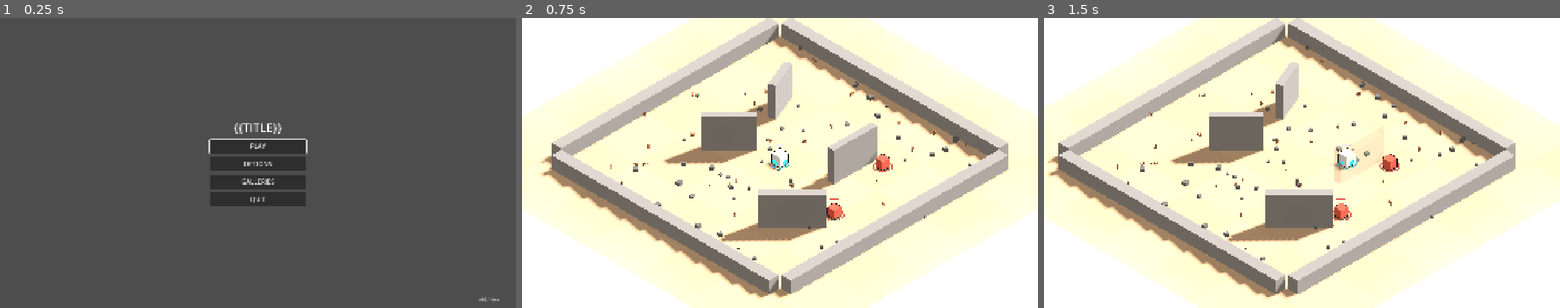
Above: before the commit, frames 1-3 (left to right).
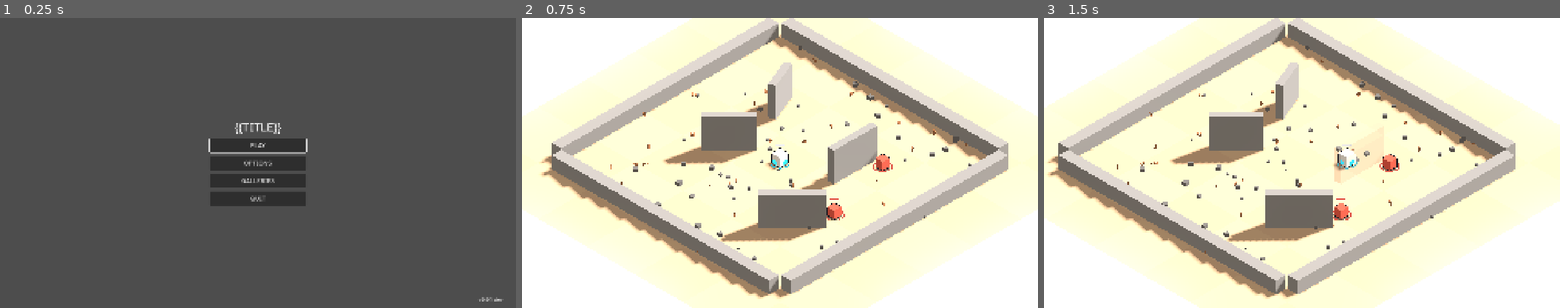
Above: after the commit, the same moments.

Repository: riusprime/zero-depth
Game: Godot game, scene res://src/app/main.tscn
Same seed, same stepped clock (60 frames per second), same inputs: the game is played once before the commit and once after it.
Inputs (mouse positions are in pixels of both pictures, inside the frame that each line leads up to):
- Up to frame 1 (0.25 s): no input
- Up to frame 2 (0.75 s): click "PLAY" at 0.5 s
- Up to frame 3 (1.5 s): tap Enter at 1.25 s; move the mouse to (1415, 148) at 1.27 s; hold D (move_right) from 1.28 s (still down); tap Space (dash) at 1.35 s; click (1415, 148) at 1.42 s

The runs differ from the first frame. In frame 1, 0.8% of the frame differs, in the area x 40-98%, y 36-98%; in frame 2, nothing differs; in frame 3, nothing differs.

Commit message:
v0.0.1 Step 10: English and Spanish everywhere, in a real font
- Atkinson Hyperlegible (SIL OFL 1.1, from google/fonts; licence alongside;
  every Spanish glyph present) is the project theme's font at 20 px
- locale/strings.csv (keys,en,es), translations committed with their import
  so a fresh checkout's first import doesn't fail
- tests: locale coverage (both columns filled; every key literal in src,
  generated option keys and content name_keys exist; .tscn text holds keys),
  fonts have licences and the theme is >= 18 px, an e2e check that the Spanish
  profile shows JUGAR with all glyphs in the font
- the export smoke checks Spanish loads inside the pack (local run: PLAY /
  JUGAR)

Co-Authored-By: Claude Opus 5.5 <noreply@anthropic.com>
Claude-Session: https://claude.ai/code/session_01Ybi1y9EcEtDzJ8CFycqiNq

Diff:
--- a/project.godot
+++ b/project.godot
@@ -32,6 +32,10 @@
 renderer/rendering_method="forward_plus"
 anti_aliasing/quality/msaa_3d=2
 
+[gui]
+
+theme/custom="res://src/presentation/theme/default_theme.tres"
+
 [internationalization]
 
 locale/translations=PackedStringArray("res://locale/strings.en.translation", "res://locale/strings.es.translation")
--- /dev/null
+++ b/src/presentation/theme/default_theme.tres
@@ -0,0 +1,7 @@
+[gd_resource type="Theme" format=3]
+
+[ext_resource type="FontFile" path="res://assets/fonts/AtkinsonHyperlegible-Regular.ttf" id="1_iatbo"]
+
+[resource]
+default_font = ExtResource("1_iatbo")
+default_font_size = 20
--- /dev/null
+++ b/tests/content/test_assets.gd
@@ -0,0 +1,22 @@
+extends GutTest
+## Every font ships with its licence (LESSONS L15/L21: sources and licences recorded on delivery).
+
+
+func test_fonts_have_licences() -> void:
+	var dir := "res://assets/fonts"
+	var files := DirAccess.get_files_at(dir)
+	var fonts := Array(files).filter(
+		func(f: String) -> bool: return f.ends_with(".ttf") or f.ends_with(".otf")
+	)
+	assert_gt(fonts.size(), 0)
+	assert_true(
+		"OFL.txt" in files or "LICENSE" in files or "LICENSE.txt" in files,
+		"a licence file sits next to the fonts"
+	)
+
+
+func test_theme_uses_the_shipped_font_at_readable_size() -> void:
+	var t: Theme = load(ProjectSettings.get_setting("gui/theme/custom"))
+	assert_not_null(t.default_font)
+	assert_true(t.default_font.resource_path.begins_with("res://assets/fonts/"))
+	assert_gte(t.default_font_size, 18, "body text is at least 18 px at 1080p")
--- /dev/null
+++ b/tests/content/test_locale_coverage.gd
@@ -0,0 +1,74 @@
+extends GutTest
+## EI-10: every visible string is a key in locale/strings.csv with both en and es (CONTENT_SCHEMA §10).
+
+const CSV := "res://locale/strings.csv"
+const KEY_RE := "^(UI|ITEM|ENEMY|BIOME|HINT|CREDITS)_[A-Z0-9_]+$"
+
+
+func _table() -> Dictionary:
+	var out := {}
+	var f := FileAccess.open(CSV, FileAccess.READ)
+	var header := f.get_csv_line()
+	assert_eq(Array(header), ["keys", "en", "es"], "CSV columns")
+	while not f.eof_reached():
+		var row := f.get_csv_line()
+		if row.size() >= 3 and not row[0].is_empty():
+			out[row[0]] = row
+	return out
+
+
+func test_every_row_has_en_and_es() -> void:
+	for key: String in _table():
+		var row: PackedStringArray = _table()[key]
+		assert_false(row[1].strip_edges().is_empty(), "%s has en" % key)
+		assert_false(row[2].strip_edges().is_empty(), "%s has es" % key)
+
+
+func test_every_key_literal_in_src_exists() -> void:
+	var table := _table()
+	var key := RegEx.create_from_string(KEY_RE)
+	var literal := RegEx.create_from_string('"([A-Z][A-Z0-9_]+)"')
+	var found := 0
+	for path in GdSource.files_under("res://src"):
+		for m in literal.search_all(GdSource.read(path)):
+			var k := m.get_string(1)
+			if key.search(k) != null and not k.ends_with("_"):  # "UI_OPT_" is a prefix, checked below
+				found += 1
+				assert_true(table.has(k), "%s uses %s" % [path, k])
+	assert_gt(found, 10, "the scan found the UI keys")
+
+
+func test_generated_option_keys_exist() -> void:
+	var table := _table()
+	for opt in GameSettings.LANGUAGES + GameSettings.FRAME_CAPS + ["on", "off"]:
+		assert_true(table.has("UI_OPT_" + String(opt).to_upper()), "option %s" % opt)
+	for setting in ["volume_master", "volume_music", "volume_effects"]:
+		assert_true(table.has("UI_" + setting.to_upper()), setting)
+
+
+func test_content_name_keys_exist() -> void:
+	var table := _table()
+	var repo := ContentRepository.load_all()
+	for cat: String in repo.by_category:
+		for id: String in repo.by_category[cat]:
+			var def: Resource = repo.by_category[cat][id]
+			if "name_key" in def:
+				assert_true(table.has(String(def.get("name_key"))), "%s/%s name_key" % [cat, id])
+
+
+func test_tscn_text_properties_are_keys() -> void:
+	var table := _table()
+	var re := RegEx.create_from_string('(?m)^(text|tooltip_text) = "([^"]*)"')
+	for path in _tscn_under("res://src"):
+		for m in re.search_all(FileAccess.get_file_as_string(path)):
+			assert_true(table.has(m.get_string(2)), "%s: %s" % [path, m.get_string(2)])
+
+
+func _tscn_under(dir: String) -> PackedStringArray:
+	var out := PackedStringArray()
+	for f in DirAccess.get_files_at(dir):
+		if f.ends_with(".tscn"):
+			out.append(dir.path_join(f))
+	for d in DirAccess.get_directories_at(dir):
+		out.append_array(_tscn_under(dir.path_join(d)))
+	return out
--- /dev/null
+++ b/tests/e2e/test_e2e_spanish.gd
@@ -0,0 +1,23 @@
+extends GutTest
+## Switching the language to Spanish (a profile setting) shows the menu in Spanish.
+
+
+func after_each() -> void:
+	TranslationServer.set_locale("en")
+
+
+func test_menu_in_spanish() -> void:
+	var profile := ProfileStore.new("")
+	profile.section("settings")["language"] = "es"
+	var e := E2e.new(self)
+	var main: Main = await e.boot(profile)
+	var play: Button = main.get_node("UI/MainMenu").find_child("Play", true, false)
+	assert_eq(play.text, "UI_PLAY", "the button holds a key")
+	assert_eq(tr(play.text), "JUGAR", "and shows its Spanish text")
+	assert_eq(TranslationServer.get_locale(), "es")
+
+
+func test_spanish_text_renders_in_the_shipped_font() -> void:
+	var t: Theme = load(ProjectSettings.get_setting("gui/theme/custom"))
+	for ch in "áéíóúüñ¿¡":
+		assert_true(t.default_font.has_char(ch.unicode_at(0)), "glyph %s" % ch)
--- a/tests/export/export_smoke.gd
+++ b/tests/export/export_smoke.gd
@@ -32,6 +32,7 @@
 	_check(ResourceLoader.exists("res://src/app/main.tscn"), "the main scene ships")
 	_check_world_run()
 	_check_content()
+	_check_spanish()
 	if packed:
 		_check(
 			not FileAccess.file_exists("res://addons/gut/plugin.cfg"),
@@ -75,3 +76,13 @@
 		repo.manifest_hash == want,
 		"manifest hash %s matches the project's" % repo.manifest_hash.left(12)
 	)
+
+
+## Step 10: Spanish ships inside the pack.
+func _check_spanish() -> void:
+	_check("es" in TranslationServer.get_loaded_locales(), "Spanish translation is loaded")
+	TranslationServer.set_locale("es")
+	var es := TranslationServer.translate("UI_PLAY")
+	TranslationServer.set_locale("en")
+	var en := TranslationServer.translate("UI_PLAY")
+	_check(es != en and es == "JUGAR", "UI_PLAY is %s / %s" % [en, es])
Binary file added: assets/fonts/AtkinsonHyperlegible-Bold.ttf
Not shown, added: assets/fonts/AtkinsonHyperlegible-Bold.ttf.import
Binary file added: assets/fonts/AtkinsonHyperlegible-Regular.ttf
Not shown, added: assets/fonts/AtkinsonHyperlegible-Regular.ttf.import
Not shown, added: assets/fonts/OFL.txt
Not shown, added: tests/content/test_assets.gd.uid
Not shown, added: tests/content/test_locale_coverage.gd.uid
Not shown, added: tests/e2e/test_e2e_spanish.gd.uid
Not shown, changed: tests/MIN_TEST_COUNT
